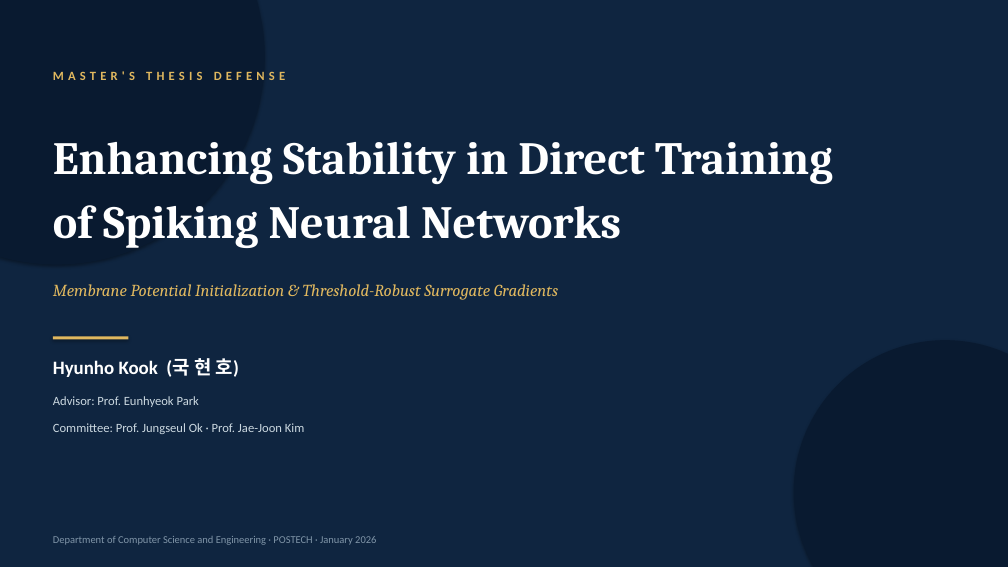
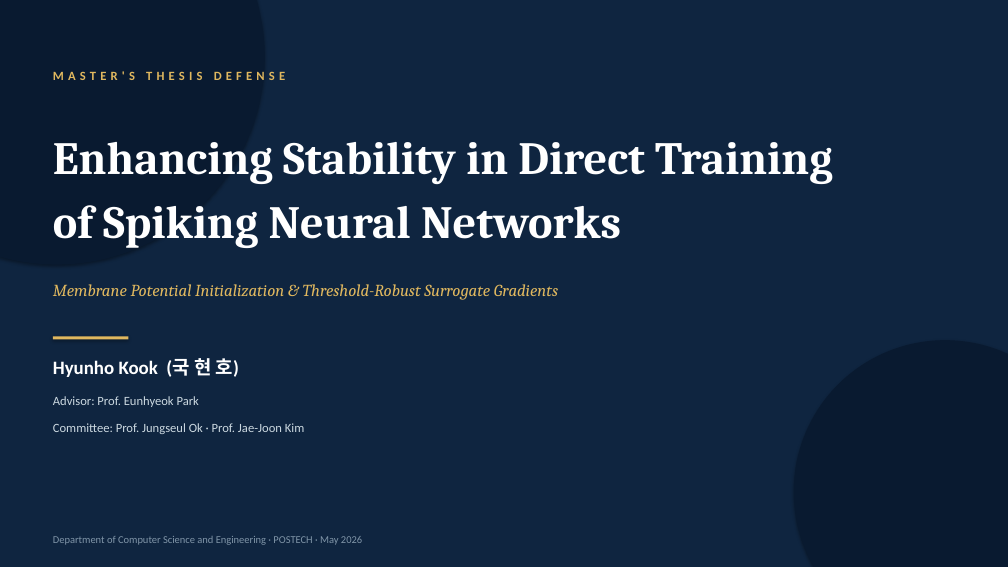
Before and after one commit to kookhh0827/POSTECH_thesis_template_latex, a slide deck: slide 1 of Hyunho_Kook_Master_Defense.pptx. Drawn at 1008x567 pixels with LibreOffice and Linux fonts; fonts in the diff are those of the drawing. Boxes give left, top, right and bottom in pixels: in the first picture for what was removed or moved away, otherwise in the second. Text is boxed around its words. In the diff, an @@ line names an element or a change of style, - is before the commit and + after.

```diff
--- a/Hyunho_Kook_Master_Defense.pptx
+++ b/Hyunho_Kook_Master_Defense.pptx
@@ text at bbox=[53, 536, 362, 545]: text changed @@
-Department of Computer Science and Engineering · POSTECH · January 2026
+Department of Computer Science and Engineering · POSTECH · May 2026
```
Also in this commit, not shown: 4 other files.
